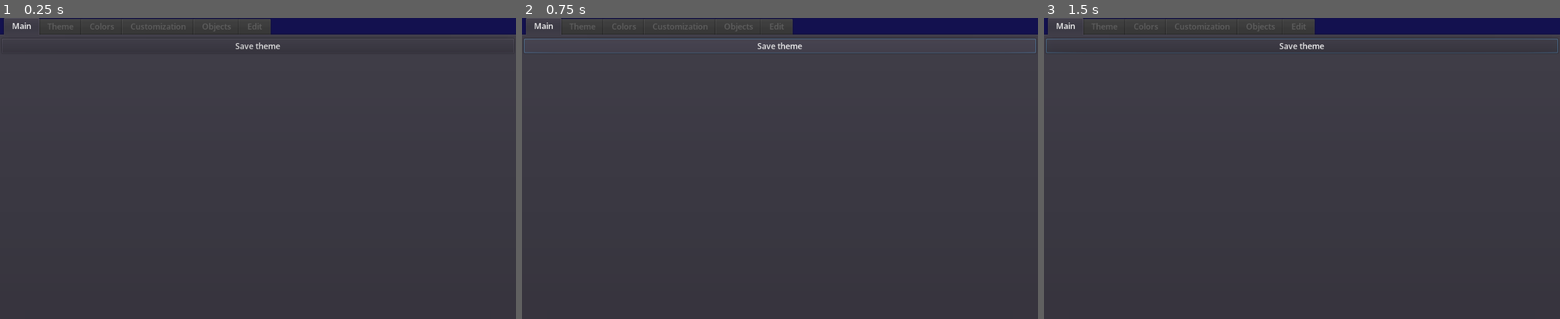
Above: before the commit, frames 1-3 (left to right).
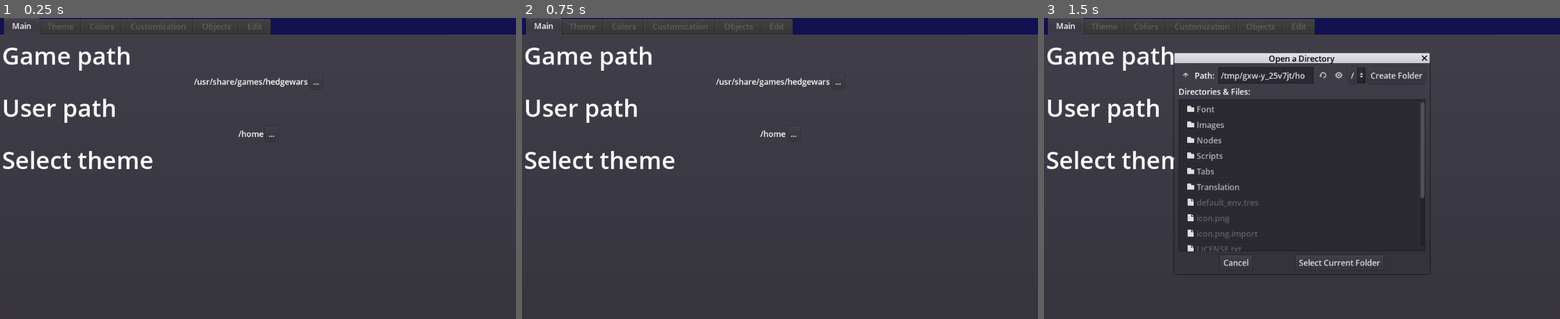
Above: after the commit, the same moments.

Repository: KoBeWi/Hedgewars-Theme-Editor-3
Game: Godot game, scene res://ThemeEditor.tscn
Same seed, same stepped clock (60 frames per second), same inputs: the game is played once before the commit and once after it. The engine's default icon, where the game draws it, is replaced by a stand-in: a white triangle on a blue panel in a dark square.
Inputs (mouse positions are in pixels of both pictures, inside the frame that each line leads up to):
- Up to frame 1 (0.25 s): no input
- Up to frame 2 (0.75 s): click (780, 45) at 0.5 s, where only the run before the commit has a clickable "Save theme"
- Up to frame 3 (1.5 s): click (1358, 81) at 1.25 s, where only the run after the commit has a clickable "..."

The runs differ from the first frame. In frame 1, 2.2% of the frame differs, in the area x 0-62%, y 8-51%; in frame 2, 2.7%; in frame 3, 5.9%, in the area x 0-100%, y 6-86%.
Error before the commit: Invalid get index 'r' (on base: 'Nil'). (res://Scripts/Theme.gd:227)

Commit message:
Game/user path config

Diff:
--- a/Scripts/TabMain.gd
+++ b/Scripts/TabMain.gd
@@ -5,11 +5,34 @@
 
 	Util.size_listeners.append(self)
 
-	$Save.connect("pressed", HWTheme, "save_theme")
+	HWTheme.connect("theme_loaded", self, "on_theme_loaded")
+	$Save/Button.connect("pressed", HWTheme, "save_theme")
+	$GamePath/Button.connect("pressed", $FileDialog/GameDialog, "popup_centered")
+	$UserPath/Button.connect("pressed", $FileDialog/UserDialog, "popup_centered")
+	$FileDialog/GameDialog.connect("confirmed", self, "update_game_path")
+	$FileDialog/UserDialog.connect("confirmed", self, "update_user_path")
 
-	for theme_dir in Util.list_directory(Util.themes_path, false):
+	$GamePath/Label.text = Util.hedgewars_path
+	$UserPath/Label.text = Util.hedgewars_user_path
+
+	$FileDialog/GameDialog.current_dir = Util.hedgewars_path
+	$FileDialog/UserDialog.current_dir = Util.hedgewars_user_path
+
+	for theme_dir in Util.list_directory(Util.hedgewars_user_path + "/Data/Themes", false):
 		var button = preload("res://Nodes/ThemeButton.tscn").instance()
 		button.get_node("Name").text = theme_dir
-		button.get_node("Icon").texture = Util.load_texture(str(Util.themes_path, "/", theme_dir, "/", "icon@2x.png"))
+		button.get_node("Icon").texture = Util.load_texture(str(Util.hedgewars_user_path, "/Data/Themes/", theme_dir, "/", "icon@2x.png"))
 		button.connect("pressed", HWTheme, "load_theme", [theme_dir])
 		$ThemesList.add_child(button)
+
+func on_theme_loaded():
+	$SaveHeader.visible = true
+	$Save.visible = true
+
+func update_game_path():
+	Util.hedgewars_path = $FileDialog/GameDialog.current_dir
+	$GamePath/Label.text = Util.hedgewars_path
+
+func update_user_path():
+	Util.hedgewars_user_path = $FileDialog/UserDialog.current_dir
+	$UserPath/Label.text = Util.hedgewars_user_path
--- a/Scripts/Theme.gd
+++ b/Scripts/Theme.gd
@@ -218,7 +218,7 @@
 	cfg_file.close()
 
 func path():
-	return str(Util.themes_path, "/", theme_name, "/")
+	return str(Util.hedgewars_user_path, "/Data/Themes/", theme_name, "/")
 
 func refresh_oputput():
 	theme_output = PoolStringArray()
--- a/Scripts/Utility.gd
+++ b/Scripts/Utility.gd
@@ -1,13 +1,61 @@
 extends Node
 
-var themes_path = OS.get_system_dir(OS.SYSTEM_DIR_DOCUMENTS) + "/Hedgewars/Data/Themes"
-var hedgewars_path = "C:/Program Files (x86)/Hedgewars 0.9.24.1"
-var hedgewars_user_path = "C:/Users/Tomek/Documents/Hedgewars"
+var preferred_language
+var enable_autosave = true
+var hedgewars_path
+var hedgewars_user_path
 
 var size_listeners = []
 
 func _ready():
+#	TranslationServer.set_locale("en") #TODO: preferred language
 	get_viewport().connect("size_changed", self, "update_size")
+
+	var config = File.new()
+	if config.open("user://config", File.READ) == OK:
+		config.close()
+
+	if !hedgewars_path:
+		var path
+		var test_directory = Directory.new()
+
+		match OS.get_name():
+			"Windows":
+				for dir in Util.list_directory("C:/Program Files (x86)", false):
+					if dir.begins_with("Hedgewars"):
+						path = "C:/Program Files (x86)/" + dir
+						break
+
+				if !path: for dir in Util.list_directory("C:/Program Files", false):
+					if dir.begins_with("Hedgewars"):
+						path = "C:/Program Files/" + dir
+						break
+
+			"X11":
+				if test_directory.dir_exists("/usr/share/hedgewars"): path = "/usr/share/hedgewars"
+				else: path = "/usr/share/games/hedgewars"
+
+			"OSX": #TODO: really?
+				if test_directory.dir_exists("/usr/share/hedgewars"): path = "/usr/share/hedgewars"
+				else: path = "/usr/share/games/hedgewars"
+
+		hedgewars_path = path
+
+	if !hedgewars_user_path:
+		var path
+		var test_directory = Directory.new()
+
+		match OS.get_name():
+			"Windows":
+				path = OS.get_system_dir(OS.SYSTEM_DIR_DOCUMENTS) + "/Hedgewars"
+
+			"X11":
+				path = OS.get_system_dir(OS.SYSTEM_DIR_DESKTOP).get_base_dir() + "/home"
+
+			"OSX": #TODO: really?
+				path = OS.get_system_dir(OS.SYSTEM_DIR_DESKTOP).get_base_dir() + "/home"
+
+		hedgewars_user_path = path
 
 func load_texture(file):
 	var image = Image.new()
@@ -26,7 +74,7 @@
 
 	var entry = dir.get_next()
 	while entry != "":
-		if for_files == dir.dir_exists(str(Util.themes_path, "/", entry)):
+		if for_files == dir.dir_exists(str(path, "/", entry)):
 			entry = dir.get_next()
 			continue
 
@@ -54,3 +102,12 @@
 		if list.get_item_text(i) == item:
 			list.selected = i
 			return
+
+func save_settings():
+	var config = File.new()
+	config.open("user://config", File.WRITE)
+	config.store_line(str(preferred_language))
+	config.store_line(str(enable_autosave))
+	config.store_line(hedgewars_path)
+	config.store_line(hedgewars_user_path)
+	config.close()
--- a/Tabs/Main.tscn
+++ b/Tabs/Main.tscn
@@ -1,6 +1,7 @@
-[gd_scene load_steps=2 format=2]
+[gd_scene load_steps=3 format=2]
 
 [ext_resource path="res://Scripts/TabMain.gd" type="Script" id=1]
+[ext_resource path="res://Font/HeaderFont.tres" type="DynamicFont" id=2]
 
 [node name="Main" type="VBoxContainer"]
 anchor_left = 0.0
@@ -20,13 +21,217 @@
 alignment = 0
 script = ExtResource( 1 )
 
-[node name="Save" type="Button" parent="."]
-anchor_left = 0.0
-anchor_top = 0.0
-anchor_right = 0.0
-anchor_bottom = 0.0
-margin_right = 1016.0
+[node name="GamePathHeader" type="Label" parent="."]
+anchor_left = 0.0
+anchor_top = 0.0
+anchor_right = 0.0
+anchor_bottom = 0.0
+margin_right = 1016.0
+margin_bottom = 67.0
+rect_pivot_offset = Vector2( 0, 0 )
+rect_clip_content = false
+mouse_filter = 2
+mouse_default_cursor_shape = 0
+size_flags_horizontal = 1
+size_flags_vertical = 4
+custom_fonts/font = ExtResource( 2 )
+text = "Game path"
+percent_visible = 1.0
+lines_skipped = 0
+max_lines_visible = -1
+_sections_unfolded = [ "custom_fonts" ]
+
+[node name="GamePath" type="HBoxContainer" parent="."]
+editor/display_folded = true
+anchor_left = 0.0
+anchor_top = 0.0
+anchor_right = 0.0
+anchor_bottom = 0.0
+margin_top = 71.0
+margin_right = 1016.0
+margin_bottom = 100.0
+rect_pivot_offset = Vector2( 0, 0 )
+rect_clip_content = false
+mouse_filter = 1
+mouse_default_cursor_shape = 0
+size_flags_horizontal = 1
+size_flags_vertical = 1
+alignment = 1
+_sections_unfolded = [ "Rect" ]
+
+[node name="Label" type="Label" parent="GamePath"]
+anchor_left = 0.0
+anchor_top = 0.0
+anchor_right = 0.0
+anchor_bottom = 0.0
+margin_left = 452.0
+margin_top = 3.0
+margin_right = 536.0
+margin_bottom = 26.0
+rect_pivot_offset = Vector2( 0, 0 )
+rect_clip_content = false
+mouse_filter = 2
+mouse_default_cursor_shape = 0
+size_flags_horizontal = 1
+size_flags_vertical = 4
+text = "Game path"
+percent_visible = 1.0
+lines_skipped = 0
+max_lines_visible = -1
+
+[node name="Button" type="Button" parent="GamePath"]
+anchor_left = 0.0
+anchor_top = 0.0
+anchor_right = 0.0
+anchor_bottom = 0.0
+margin_left = 540.0
+margin_right = 564.0
 margin_bottom = 29.0
+rect_pivot_offset = Vector2( 0, 0 )
+rect_clip_content = false
+focus_mode = 2
+mouse_filter = 0
+mouse_default_cursor_shape = 0
+size_flags_horizontal = 1
+size_flags_vertical = 1
+toggle_mode = false
+enabled_focus_mode = 2
+shortcut = null
+group = null
+text = "..."
+flat = false
+align = 1
+
+[node name="UserPathHeader" type="Label" parent="."]
+anchor_left = 0.0
+anchor_top = 0.0
+anchor_right = 0.0
+anchor_bottom = 0.0
+margin_top = 104.0
+margin_right = 1016.0
+margin_bottom = 171.0
+rect_pivot_offset = Vector2( 0, 0 )
+rect_clip_content = false
+mouse_filter = 2
+mouse_default_cursor_shape = 0
+size_flags_horizontal = 1
+size_flags_vertical = 4
+custom_fonts/font = ExtResource( 2 )
+text = "User path"
+percent_visible = 1.0
+lines_skipped = 0
+max_lines_visible = -1
+_sections_unfolded = [ "custom_fonts" ]
+
+[node name="UserPath" type="HBoxContainer" parent="."]
+editor/display_folded = true
+anchor_left = 0.0
+anchor_top = 0.0
+anchor_right = 0.0
+anchor_bottom = 0.0
+margin_top = 175.0
+margin_right = 1016.0
+margin_bottom = 204.0
+rect_pivot_offset = Vector2( 0, 0 )
+rect_clip_content = false
+mouse_filter = 1
+mouse_default_cursor_shape = 0
+size_flags_horizontal = 1
+size_flags_vertical = 1
+alignment = 1
+_sections_unfolded = [ "Rect" ]
+
+[node name="Label" type="Label" parent="UserPath"]
+anchor_left = 0.0
+anchor_top = 0.0
+anchor_right = 0.0
+anchor_bottom = 0.0
+margin_left = 456.0
+margin_top = 3.0
+margin_right = 531.0
+margin_bottom = 26.0
+rect_pivot_offset = Vector2( 0, 0 )
+rect_clip_content = false
+mouse_filter = 2
+mouse_default_cursor_shape = 0
+size_flags_horizontal = 1
+size_flags_vertical = 4
+text = "User path"
+percent_visible = 1.0
+lines_skipped = 0
+max_lines_visible = -1
+
+[node name="Button" type="Button" parent="UserPath"]
+anchor_left = 0.0
+anchor_top = 0.0
+anchor_right = 0.0
+anchor_bottom = 0.0
+margin_left = 535.0
+margin_right = 559.0
+margin_bottom = 29.0
+rect_pivot_offset = Vector2( 0, 0 )
+rect_clip_content = false
+focus_mode = 2
+mouse_filter = 0
+mouse_default_cursor_shape = 0
+size_flags_horizontal = 1
+size_flags_vertical = 1
+toggle_mode = false
+enabled_focus_mode = 2
+shortcut = null
+group = null
+text = "..."
+flat = false
+align = 1
+
+[node name="SaveHeader" type="Label" parent="."]
+visible = false
+anchor_left = 0.0
+anchor_top = 0.0
+anchor_right = 0.0
+anchor_bottom = 0.0
+margin_top = 142.0
+margin_right = 1016.0
+margin_bottom = 209.0
+rect_pivot_offset = Vector2( 0, 0 )
+rect_clip_content = false
+mouse_filter = 2
+mouse_default_cursor_shape = 0
+size_flags_horizontal = 1
+size_flags_vertical = 4
+custom_fonts/font = ExtResource( 2 )
+text = "Save theme"
+percent_visible = 1.0
+lines_skipped = 0
+max_lines_visible = -1
+_sections_unfolded = [ "custom_fonts" ]
+
+[node name="Save" type="HBoxContainer" parent="."]
+editor/display_folded = true
+visible = false
+anchor_left = 0.0
+anchor_top = 0.0
+anchor_right = 0.0
+anchor_bottom = 0.0
+margin_top = 213.0
+margin_right = 1016.0
+margin_bottom = 253.0
+rect_pivot_offset = Vector2( 0, 0 )
+rect_clip_content = false
+mouse_filter = 1
+mouse_default_cursor_shape = 0
+size_flags_horizontal = 1
+size_flags_vertical = 1
+alignment = 1
+_sections_unfolded = [ "Rect" ]
+
+[node name="Button" type="Button" parent="Save"]
+anchor_left = 0.0
+anchor_top = 0.0
+anchor_right = 0.0
+anchor_bottom = 0.0
+margin_right = 101.0
+margin_bottom = 40.0
 rect_pivot_offset = Vector2( 0, 0 )
 rect_clip_content = false
 focus_mode = 2
@@ -42,14 +247,77 @@
 flat = false
 align = 1
 
+[node name="Label" type="Label" parent="Save"]
+anchor_left = 0.0
+anchor_top = 0.0
+anchor_right = 0.0
+anchor_bottom = 0.0
+margin_left = 105.0
+margin_top = 8.0
+margin_right = 230.0
+margin_bottom = 31.0
+rect_pivot_offset = Vector2( 0, 0 )
+rect_clip_content = false
+mouse_filter = 2
+mouse_default_cursor_shape = 0
+size_flags_horizontal = 1
+size_flags_vertical = 4
+text = "Enable autosave"
+percent_visible = 1.0
+lines_skipped = 0
+max_lines_visible = -1
+
+[node name="EnableAutosave" type="CheckButton" parent="Save"]
+anchor_left = 0.0
+anchor_top = 0.0
+anchor_right = 0.0
+anchor_bottom = 0.0
+margin_left = 234.0
+margin_right = 310.0
+margin_bottom = 40.0
+rect_pivot_offset = Vector2( 0, 0 )
+rect_clip_content = false
+focus_mode = 2
+mouse_filter = 0
+mouse_default_cursor_shape = 0
+size_flags_horizontal = 1
+size_flags_vertical = 1
+toggle_mode = true
+enabled_focus_mode = 2
+shortcut = null
+group = null
+flat = false
+align = 0
+
+[node name="SelectThemeHeader" type="Label" parent="."]
+anchor_left = 0.0
+anchor_top = 0.0
+anchor_right = 0.0
+anchor_bottom = 0.0
+margin_top = 208.0
+margin_right = 1016.0
+margin_bottom = 275.0
+rect_pivot_offset = Vector2( 0, 0 )
+rect_clip_content = false
+mouse_filter = 2
+mouse_default_cursor_shape = 0
+size_flags_horizontal = 1
+size_flags_vertical = 4
+custom_fonts/font = ExtResource( 2 )
+text = "Select theme"
+percent_visible = 1.0
+lines_skipped = 0
+max_lines_visible = -1
+_sections_unfolded = [ "custom_fonts" ]
+
 [node name="ThemesList" type="GridContainer" parent="."]
 anchor_left = 0.0
 anchor_top = 0.0
 anchor_right = 0.0
 anchor_bottom = 0.0
-margin_top = 33.0
-margin_right = 1016.0
-margin_bottom = 33.0
+margin_top = 279.0
+margin_right = 1016.0
+margin_bottom = 279.0
 rect_pivot_offset = Vector2( 0, 0 )
 rect_clip_content = false
 mouse_filter = 1
@@ -57,3 +325,78 @@
 size_flags_horizontal = 1
 size_flags_vertical = 1
 columns = 6
+
+[node name="FileDialog" type="Control" parent="."]
+anchor_left = 0.0
+anchor_top = 0.0
+anchor_right = 0.0
+anchor_bottom = 0.0
+margin_top = 283.0
+margin_right = 1016.0
+margin_bottom = 283.0
+rect_pivot_offset = Vector2( 0, 0 )
+rect_clip_content = false
+mouse_filter = 0
+mouse_default_cursor_shape = 0
+size_flags_horizontal = 1
+size_flags_vertical = 1
+
+[node name="GameDialog" type="FileDialog" parent="FileDialog"]
+visible = false
+anchor_left = 0.0
+anchor_top = 0.0
+anchor_right = 0.0
+anchor_bottom = 0.0
+margin_left = 330.0
+margin_top = -228.0
+margin_right = 836.0
+margin_bottom = 192.0
+rect_min_size = Vector2( 200, 70 )
+rect_pivot_offset = Vector2( 0, 0 )
+rect_clip_content = false
+mouse_filter = 0
+mouse_default_cursor_shape = 0
+size_flags_horizontal = 1
+size_flags_vertical = 1
+popup_exclusive = false
+window_title = "Otwórz katalog"
+resizable = false
+dialog_hide_on_ok = false
+mode_overrides_title = true
+mode = 2
+access = 2
+filters = PoolStringArray(  )
+show_hidden_files = false
+current_dir = "X:/Sandbox/HW/Theme Editor 3"
+current_file = ""
+current_path = "X:/Sandbox/HW/Theme Editor 3/"
+
+[node name="UserDialog" type="FileDialog" parent="FileDialog"]
+visible = false
+anchor_left = 0.0
+anchor_top = 0.0
+anchor_right = 0.0
+anchor_bottom = 0.0
+margin_left = 330.0
+margin_top = -228.0
+margin_right = 836.0
+margin_bottom = 192.0
+rect_min_size = Vector2( 200, 70 )
+rect_pivot_offset = Vector2( 0, 0 )
+rect_clip_content = false
+mouse_filter = 0
+mouse_default_cursor_shape = 0
+size_flags_horizontal = 1
+size_flags_vertical = 1
+popup_exclusive = false
+window_title = "Otwórz katalog"
+resizable = false
+dialog_hide_on_ok = false
+mode_overrides_title = true
+mode = 2
+access = 2
+filters = PoolStringArray(  )
+show_hidden_files = false
+current_dir = "X:/Sandbox/HW/Theme Editor 3"
+current_file = ""
+current_path = "X:/Sandbox/HW/Theme Editor 3/"
